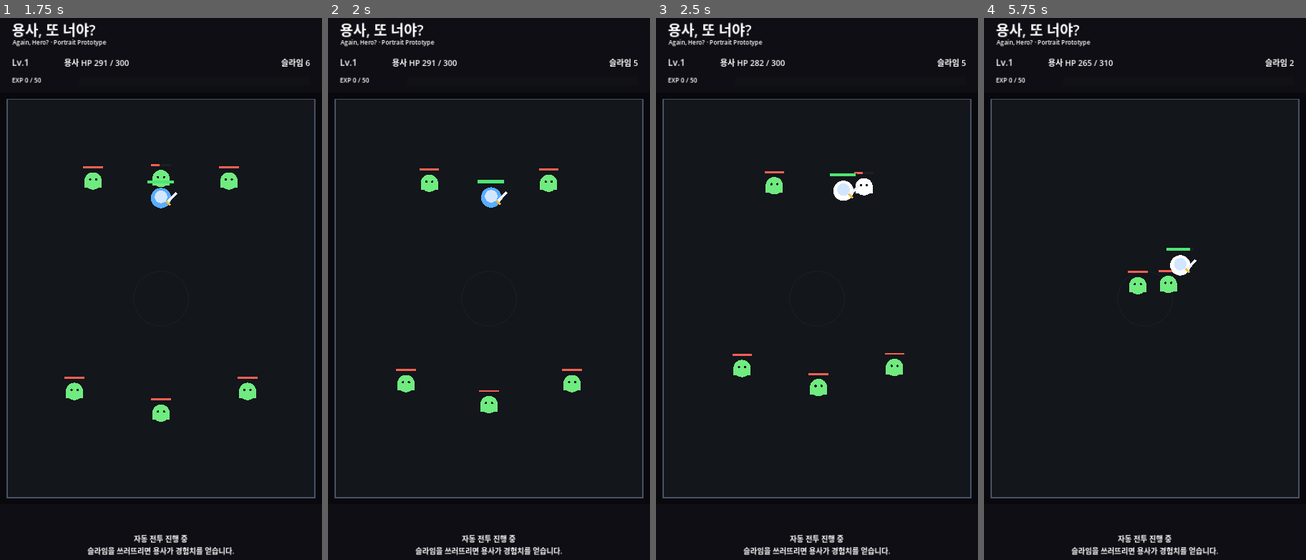
Above: before the commit, frames 1-4 (left to right).
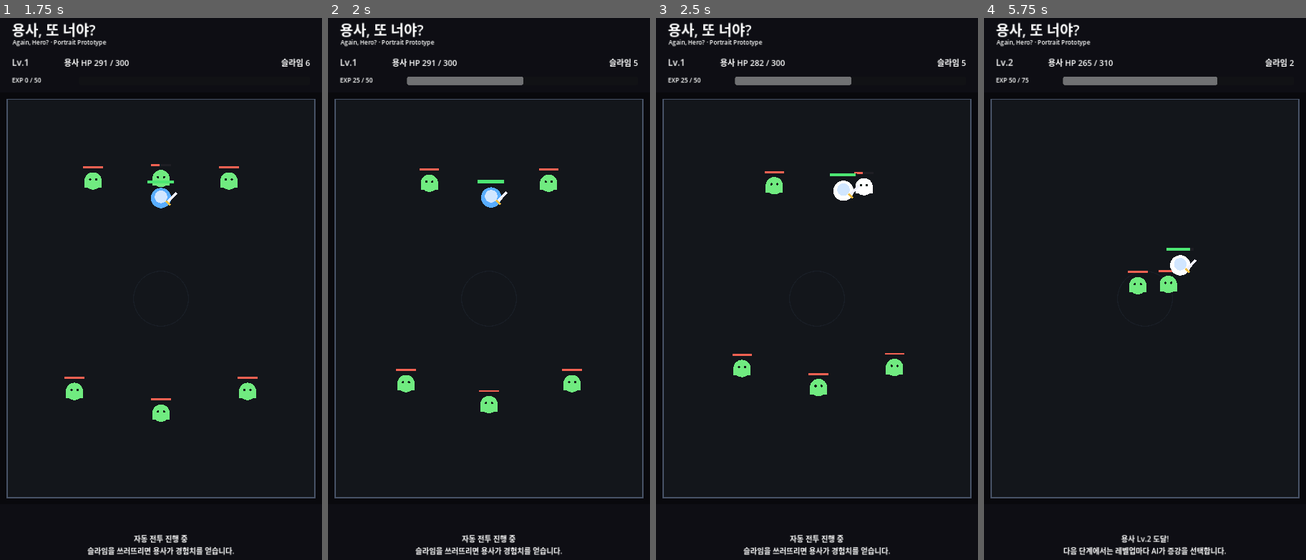
Above: after the commit, the same moments.

Repository: MinSung0732/Again-Hero-
Game: Godot game, scene res://src/main/Main.tscn
Two runs of this game, one before a commit and one after it. Both use one fixed random seed, a clock stepped at 60 frames per second and the inputs below.
Inputs:
- Up to frame 1 (1.75 s): no input
- Up to frame 2 (2 s): no input
- Up to frame 3 (2.5 s): no input
- Up to frame 4 (5.75 s): no input

Frame 1 is identical in both runs. In frame 2, 0.6% of the frame differs, in the area x 7-61%, y 10-13%; in frame 3, 0.6%; in frame 4, 1.5%, in the area x 7-76%, y 7-100%.

Commit message:
feat: wire hero progression HUD

Diff:
--- a/src/main/main.gd
+++ b/src/main/main.gd
@@ -1,8 +1,11 @@
 extends Control
 
 @onready var battle = $Battle
+@onready var hero_level_label: Label = $TopBar/HeroLevel
 @onready var hero_hp_label: Label = $TopBar/HeroHP
 @onready var monsters_label: Label = $TopBar/Monsters
+@onready var exp_label: Label = $TopBar/ExpLabel
+@onready var exp_bar: ProgressBar = $TopBar/ExpBar
 @onready var status_label: Label = $BottomBar/Status
 @onready var result_panel: PanelContainer = $ResultPanel
 @onready var result_title: Label = $ResultPanel/Margin/VBox/ResultTitle
@@ -14,6 +17,8 @@
 		DisplayServer.screen_set_orientation(DisplayServer.SCREEN_PORTRAIT)
 
 	battle.stats_changed.connect(_on_stats_changed)
+	battle.progression_changed.connect(_on_progression_changed)
+	battle.hero_leveled_up.connect(_on_hero_leveled_up)
 	battle.battle_finished.connect(_on_battle_finished)
 	restart_button.pressed.connect(_on_restart_pressed)
 
@@ -23,13 +28,27 @@
 		int(snapshot.get("hero_max_hp", 0)),
 		int(snapshot.get("monsters_left", 0))
 	)
+	_on_progression_changed(
+		int(snapshot.get("hero_level", 1)),
+		int(snapshot.get("hero_exp", 0)),
+		int(snapshot.get("hero_exp_to_next", 50))
+	)
 
 	print("Again, Hero? portrait prototype loaded.")
-	print("Hero vs Slime auto battle started.")
+	print("Hero EXP / level progression enabled.")
 
 func _on_stats_changed(hero_hp: int, hero_max_hp: int, monsters_left: int) -> void:
 	hero_hp_label.text = "용사 HP %d / %d" % [hero_hp, hero_max_hp]
 	monsters_label.text = "슬라임 %d" % monsters_left
+
+func _on_progression_changed(level: int, current_exp: int, exp_to_next_level: int) -> void:
+	hero_level_label.text = "Lv.%d" % level
+	exp_label.text = "EXP %d / %d" % [current_exp, exp_to_next_level]
+	exp_bar.max_value = maxf(float(exp_to_next_level), 1.0)
+	exp_bar.value = float(current_exp)
+
+func _on_hero_leveled_up(new_level: int) -> void:
+	status_label.text = "용사 Lv.%d 도달!\n다음 단계에서는 레벨업마다 AI가 증강을 선택합니다." % new_level
 
 func _on_battle_finished(message: String, player_won: bool) -> void:
 	if player_won:
@@ -37,7 +56,7 @@
 		status_label.text = "용사를 쓰러뜨렸습니다.\n첫 번째 전투 시스템 검증 성공!"
 	else:
 		result_title.text = "EXPERIMENT FAILED"
-		status_label.text = "용사가 슬라임을 전멸시켰습니다.\n다음 단계에서는 더 강한 공세를 설계합니다."
+		status_label.text = "용사가 슬라임을 전멸시켰습니다.\n다음 실험에서는 용사 성장과 증강을 확장합니다."
 
 	result_message.text = message
 	result_panel.show()
